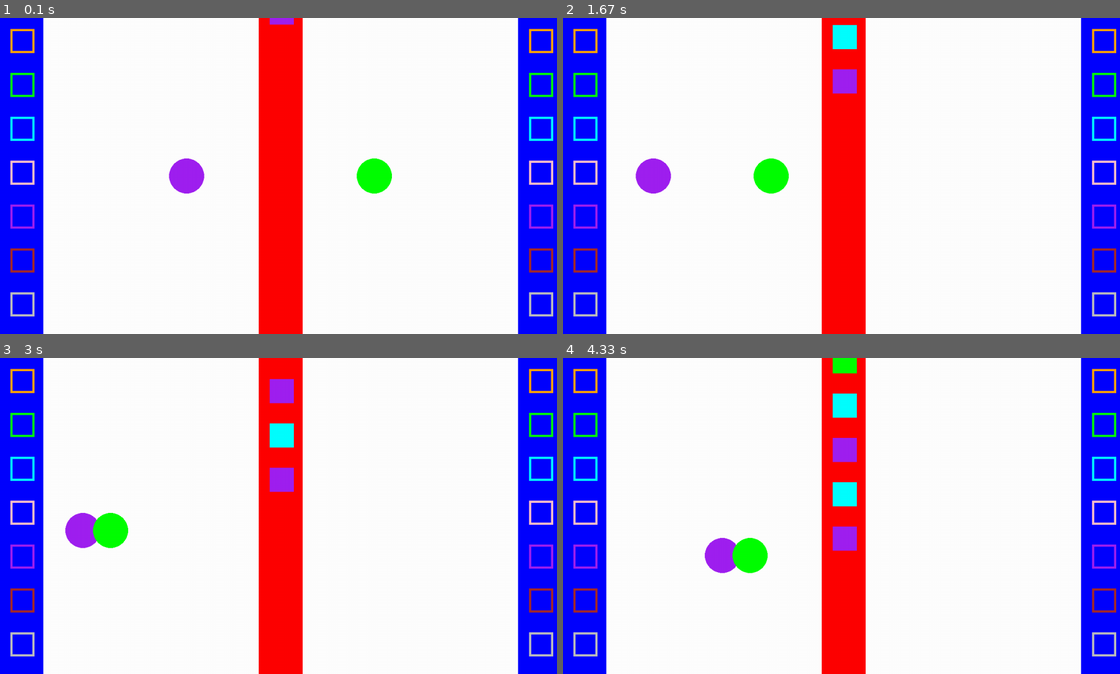
Above: before the commit, frames 1-4 (two rows, left to right).
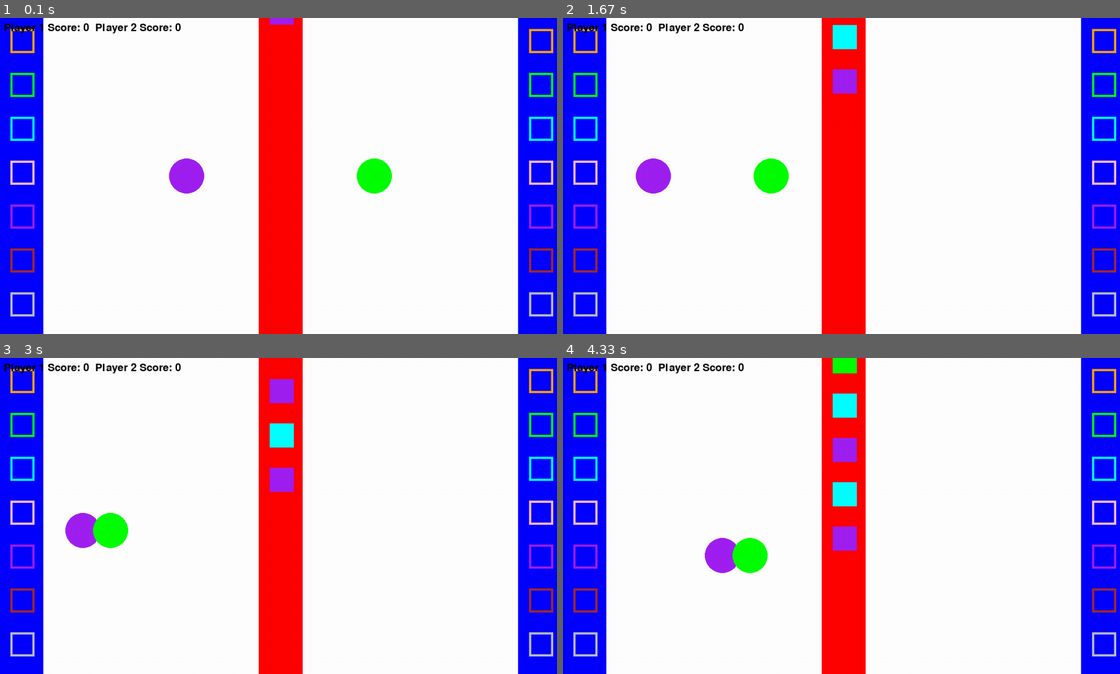
Above: after the commit, the same moments.

Repository: michlima/pygame-project
Game: pygame game, started from main.py
The game is run twice, just before and just after one commit, with the same random seed, the same clock (stepped at 60 frames per second) and the same inputs.
Inputs:
- Up to frame 1 (0.1 s): no input
- Up to frame 2 (1.67 s): hold / 0.33-0.87 s; hold Left 0.33-0.87 s; hold Space 0.9-1.43 s; hold Left 0.9-1.43 s; hold A 0.9-1.43 s; hold Left from 1.47 s (still down); hold A from 1.47 s (still down)
- Up to frame 3 (3 s): release Left at 2 s; release A at 2 s; hold Down 2.03-2.33 s; hold S 2.03-2.33 s; hold Left 2.37-2.77 s; hold A 2.37-2.77 s; hold Up from 2.8 s (still down); hold W from 2.8 s (still down)
- Up to frame 4 (4.33 s): release Up at 3.17 s; release W at 3.17 s; hold Right 3.2-3.83 s; hold D 3.2-3.83 s; hold Down 3.87-4.23 s; hold S 3.87-4.23 s; hold Left from 4.27 s (still down); hold A from 4.27 s (still down)

The runs differ from the first frame. In frame 1, 0.4% of the frame differs, in the area x 0-33%, y 1-5%; in frame 2, 0.4%; in frame 3, 0.4%; in frame 4, 0.4%.

Commit message:
effects and bombs

Diff:
--- a/main.py
+++ b/main.py
@@ -1,21 +1,19 @@
 import pygame
 import random
-import time #add timer
+import time
 
 def drawConveyer(screen,x,y,color, w,h):
-    #                                                        xAxis              y  width height
     pygame.draw.rect(screen, color, pygame.Rect(x, y, w,h))
 
 def drawRectBorders(screen,color ,rect):
     pygame.draw.rect(screen, color, rect,5)
-
 
 def conveyBoxes(queuedBoxes, screen):
     conveyerVelocity = pygame.math.Vector2(1, 1)
     for box in queuedBoxes:
         box["rect"].y += int(conveyerVelocity.y)
-        # draw boxes on scree
-        pygame.draw.rect(screen,box["color"], box["rect"])
+        # draw boxes on screen
+        pygame.draw.rect(screen, box["color"], box["rect"])
 
 def pickBox(queuedBoxes, player_pos):
     removedBox = False
@@ -23,15 +21,14 @@
     newBoxes = queuedBoxes
 
     for box in range(len(queuedBoxes)):
-        x_diff = abs(player_pos.x - queuedBoxes[box]["rect"].x )
+        x_diff = abs(player_pos.x - queuedBoxes[box]["rect"].x)
         y_diff = abs(player_pos.y - queuedBoxes[box]["rect"].y)
         if x_diff < 80 and y_diff < 50:
             indexRemoved = box
             removedBox = queuedBoxes[box]
             if removedBox["box_is_bomb"]:
-                removedBox["color"] = "black" # bomb boxes turn black after pick up
-                removedBox["pickup_time"] = time.time() # bomb takes action after a timeframe
-
+                removedBox["color"] = "black"  # bomb boxes turn black after pick up
+                removedBox["pickup_time"] = time.time()  # bomb takes action after a timeframe
             newBoxes.pop(indexRemoved)
             removedBox["rect"].y = player_pos.y - 50
             removedBox["rect"].x = player_pos.x
@@ -39,20 +36,18 @@
     return {"newQueue": newBoxes, "boxPicked": removedBox}
 
 def drawDropOffs(screen):
-    colors = ["orange","green","cyan","pink","purple","brown","gray"]
+    colors = ["orange", "green", "cyan", "pink", "purple", "brown", "gray"]
     y = 25
     for color in colors:
-        drawRectBorders(screen, color,((screen.get_width() - 75,y,55,55)))
-        drawRectBorders(screen, color,((25,y,55,55)))
-        y = y +100
-
-
-
-def dropBox(screen,playerOne, playerPosition,box):
+        drawRectBorders(screen, color, ((screen.get_width() - 75, y, 55, 55)))
+        drawRectBorders(screen, color, ((25, y, 55, 55)))
+        y = y + 100
+
+def dropBox(screen, playerOne, playerPosition, box):
     x, y = 25, screen.get_height() / 2 - 175
     if playerOne == False:
         x = screen.get_width() - 75
-    boxColors = ["orange","green","cyan","pink","purple","brown","gray"]
+    boxColors = ["orange", "green", "cyan", "pink", "purple", "brown", "gray"]
 
     dropOffs = []
     locationY = -35
@@ -60,65 +55,76 @@
         dropOffs.append({"location": locationY, "color": color})
         locationY = locationY + 100
 
-
     for dropOff in dropOffs:
         if abs(playerPosition.x - x) < 200 and abs(playerPosition.y - dropOff["location"] - 100) < 35:
             if dropOff["color"] == box["color"]:
-                return True
-
-    return False
-
+                return box["points"]  # Return the points when box is dropped in the correct place
+
+    return 0  # No points if box is not dropped in the correct place
+
+# New Function: Bomb Explosion Effect ---
+def handleBombExplosion(screen, bomb_box, player_pos):
+    # Highlighted: Bomb explosion effect
+    if bomb_box:
+        # Explosion Effect: Flash the screen red
+        pygame.draw.circle(screen, (255, 0, 0), bomb_box["rect"].center, 50)
+        # Optionally, add sound here using pygame.mixer for explosion sound
+
+        # Explosion damage: Check if the player is near the explosion
+        if pygame.math.Vector2(bomb_box["rect"].center).distance_to(player_pos) < 100:
+            # Damage player or perform some effect here
+            pygame.draw.circle(screen, (255, 255, 255), player_pos, 40)  # Example: White flash effect on player
+            print("Player hit by bomb!")  # You can replace this with health or game over logic
+        bomb_box["exploded"] = True
+    return bomb_box
 
 def drawScreenObjects(screen):
-    drawConveyer(screen, screen.get_width() / 2 - 50,0,"red",100,screen.get_height())
-    drawConveyer(screen, screen.get_width() - 100, 0 ,"blue",100,screen.get_height())
-    drawConveyer(screen, 0,0,"blue",100,screen.get_height())
+    drawConveyer(screen, screen.get_width() / 2 - 50, 0, "red", 100, screen.get_height())
+    drawConveyer(screen, screen.get_width() - 100, 0, "blue", 100, screen.get_height())
+    drawConveyer(screen, 0, 0, "blue", 100, screen.get_height())
     drawDropOffs(screen)
 
 def main():
     pygame.init()
     screen = pygame.display.set_mode((1280, 720))
     clock = pygame.time.Clock()
-    dt, count, running, queuedBoxes = 0 , 100, True, []
-
-    player_pos = pygame.Vector2(screen.get_width() / 3, screen.get_height() / 2)    # defines player position
-    player2_pos = pygame.Vector2(screen.get_width() / 1.5, screen.get_height() / 2) # defines player position
-
-    player_one_box = False # defines box player one is holding
-    player_two_box = False # defines box player two is holding
-
-    PLAYER_RADIUS = 40  # Defining the Size of the player
-
-    # while game is running
+    dt, count, running, queuedBoxes = 0, 100, True, []
+
+    player_pos = pygame.Vector2(screen.get_width() / 3, screen.get_height() / 2)
+    player2_pos = pygame.Vector2(screen.get_width() / 1.5, screen.get_height() / 2)
+
+    player_one_box = False
+    player_two_box = False
+
+    PLAYER_RADIUS = 40
+
+    player_one_score = 0  # Initialize player one's score
+    player_two_score = 0  # Initialize player two's score
+
     while running:
         screen.fill("white")
-        ## draw coveyer table
         drawScreenObjects(screen)
-        count +=1 # count to send new boxes in conveyer
-
-        # creates boxes every 100 count
-        if count > 100 :
-            boxColors = ["orange","green","cyan","pink","purple","brown","gray"]
-
-            randomPoints = random.randrange(1,4,1)
-            box_is_bomb = random.random() < 0.1 #10% chance of bomb
-            queuedBoxes.append({"rect": pygame.Rect(screen.get_width() / 2 - 25, -50, 55, 55), "points": randomPoints,"color":random.choice(boxColors), "box_is_bomb": box_is_bomb})
+        count += 1
+
+        if count > 100:
+            boxColors = ["orange", "green", "cyan", "pink", "purple", "brown", "gray"]
+
+            randomPoints = random.randrange(1, 4, 1)
+            box_is_bomb = random.random() < 0.1
+            queuedBoxes.append({"rect": pygame.Rect(screen.get_width() / 2 - 25, -50, 55, 55), "points": randomPoints, "color": random.choice(boxColors), "box_is_bomb": box_is_bomb})
             count = 0
 
-
-        # Player picks boxes
         for event in pygame.event.get():
             if event.type == pygame.QUIT:
                 running = False
-            # PLayer one pick / drop box
             if event.type == pygame.KEYDOWN:
                 if event.key == pygame.K_SPACE:
-                    if(player_one_box): # if player is holding box then drop box
-                        boxDropped = dropBox(screen,True,player_pos,player_one_box)
-                        if(boxDropped):
-                            # What happens when player drops box off
+                    if player_one_box:
+                        boxDroppedPoints = dropBox(screen, True, player_pos, player_one_box)
+                        player_one_score += boxDroppedPoints  # Add points if box is dropped
+                        if boxDroppedPoints > 0:
                             player_one_box = False
-                    else: # if player is NOT holding box then drop box
+                    else:
                         newBoxes = pickBox(queuedBoxes, player_pos)
                         queuedBoxes = newBoxes["newQueue"]
                         if newBoxes["boxPicked"] != False:
@@ -128,38 +134,36 @@
 
             if event.type == pygame.KEYDOWN:
                 if event.key == pygame.K_SLASH:
-                    if(player_two_box):
-                        dropBox(screen,True,player2_pos, player_two_box)
+                    if player_two_box:
+                        boxDroppedPoints = dropBox(screen, True, player2_pos, player_two_box)
+                        player_two_score += boxDroppedPoints  # Add points if box is dropped
                     else:
-                        newBoxes = pickBox( queuedBoxes, player2_pos)
+                        newBoxes = pickBox(queuedBoxes, player2_pos)
                         queuedBoxes = newBoxes["newQueue"]
                         if newBoxes["boxPicked"] != False:
                             player_two_box = newBoxes["boxPicked"]
-                            player_two_box["rect"].y = player2_pos.y -100
-                            player_two_box["rect"].x = player2_pos.x -30
-        if player_one_box and "box_is_bomb" in player_one_box and player_one_box["box_is_bomb"] : #bomb boxes explode after 4 secs without deposit
+                            player_two_box["rect"].y = player2_pos.y - 100
+                            player_two_box["rect"].x = player2_pos.x - 30
+
+        if player_one_box and "box_is_bomb" in player_one_box and player_one_box["box_is_bomb"]:
             current_time = time.time()
             if current_time - player_one_box["pickup_time"] > 4:
-                #print("Bomb")#this can be replaced with visual and sound effects
-                player_one_box = False
-        # draw and move boxes on conveyer
+                # Trigger bomb explosion after 4 seconds
+                player_one_box = handleBombExplosion(screen, player_one_box, player_pos)
+
         conveyBoxes(queuedBoxes, screen)
 
-        # Draw player position
         pygame.draw.circle(screen, "purple", player_pos, 40)
         pygame.draw.circle(screen, "green", player2_pos, 40)
 
-
-        if(player_one_box):
+        if player_one_box:
             pygame.draw.rect(screen, player_one_box["color"], player_one_box["rect"])
-        if(player_two_box):
+        if player_two_box:
             pygame.draw.rect(screen, player_two_box["color"], player_two_box["rect"])
 
-
-        if(len(queuedBoxes) > 8):
+        if len(queuedBoxes) > 8:
             del queuedBoxes[0]
 
-        #player movement
         keys = pygame.key.get_pressed()
         if keys[pygame.K_w]:
             player_pos.y -= 3
@@ -176,7 +180,6 @@
         if keys[pygame.K_d]:
             player_pos.x += 3
             if player_one_box != False:
-
                 player_one_box["rect"].x += 3
         if keys[pygame.K_UP]:
             player2_pos.y -= 3
@@ -194,7 +197,6 @@
             player2_pos.x += 3
             if player_two_box != False:
                 player_two_box["rect"].x += 3
-                player_one_box["rect"].x += 3
 
         if player_pos.x > screen.get_width() / 2 - 50 - PLAYER_RADIUS:
             player_pos.x = screen.get_width() / 2 - 50 - PLAYER_RADIUS
@@ -202,14 +204,13 @@
         if player_pos.x < 50 + 100 + PLAYER_RADIUS:
             player_pos.x = 50 + 100 + PLAYER_RADIUS
 
-
-        if player_pos.x < PLAYER_RADIUS:    #Restricts the player from moving of the left side of the screen
+        if player_pos.x < PLAYER_RADIUS:  # Restricts the player from moving off the left side of the screen
             player_pos.x = PLAYER_RADIUS
-        if player_pos.x > screen.get_width() - PLAYER_RADIUS:   #Restricts the player from moving of the right side of the screen
+        if player_pos.x > screen.get_width() - PLAYER_RADIUS:  # Restricts the player from moving off the right side of the screen
             player_pos.x = screen.get_width() - PLAYER_RADIUS
-        if player_pos.y < PLAYER_RADIUS: #Restricts the player from moving of the top of the screen
+        if player_pos.y < PLAYER_RADIUS:  # Restricts the player from moving off the top of the screen
             player_pos.y = PLAYER_RADIUS
-        if player_pos.y > screen.get_height() - PLAYER_RADIUS: #Restricts the player from moving of the bottom of the screen
+        if player_pos.y > screen.get_height() - PLAYER_RADIUS:  # Restricts the player from moving off the bottom of the screen
             player_pos.y = screen.get_height() - PLAYER_RADIUS
 
         # Keeps the box centered over the character
@@ -217,7 +218,11 @@
             player_one_box["rect"].x = player_pos.x - player_one_box["rect"].width // 2
             player_one_box["rect"].y = player_pos.y - player_one_box["rect"].height - 10
 
-        # pygame.draw.rect(screen,"green", player_one_box)
+        # Display player scores
+        font = pygame.font.SysFont(None, 36)
+        score_text = font.render(f"Player 1 Score: {player_one_score}  Player 2 Score: {player_two_score}", True, (0, 0, 0))
+        screen.blit(score_text, (10, 10))
+
         # flip() the display to put your work on screen
         pygame.display.flip()
 
